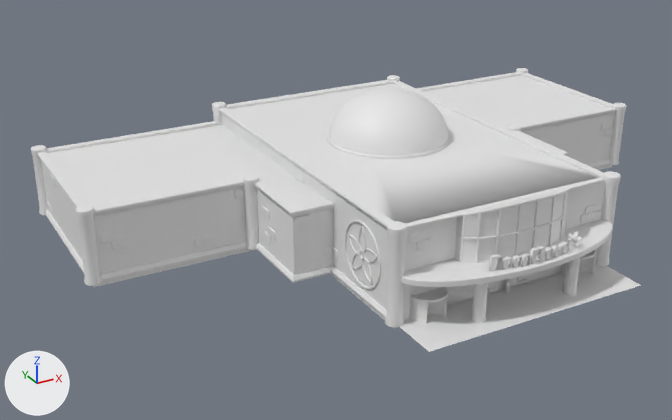
One commit to the Blender file MoonFlower_Theater.blend: the scene before it, then after it.
One viewpoint serves both versions: a 50 mm camera at (-84.2, -133.8, 69.5) aimed at (-12.1, -2.7, 4.0). The axes (+X, +Y, +Z) are drawn at lower left. The lights are the same throughout.

Names of what the first picture shows: 'Signage', 'column', 'column.001', 'column.002', 'column.005', 'column.007', 'column.010', 'main', 'revolving_door', 'revolving_door.001'.
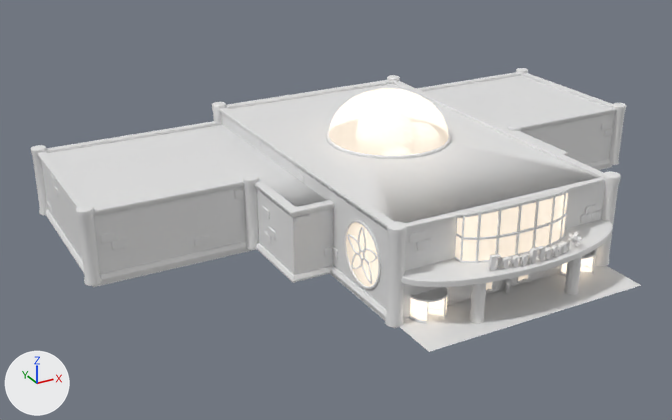
Pixel boxes [x1, y1, x2, y2] of what changed, in the pictures (672 x 420 px; the box of a moved part takes in the faces that stretch with it):
part 1 of me_plane_008, moved or reshaped
    before: [471, 258, 580, 323]
    after: [469, 257, 582, 324]
part 2 of me_plane_008, recoloured
    before: [329, 88, 568, 289]
part 3 of me_plane_011, recoloured
    before: [410, 257, 595, 321]
'Icosphere', unchanged, uncovered by the edit
    after: [356, 105, 413, 155]

The change, as a list of edits to the scene's bpy script:
```text
Add mat_base:
    mat_base = principled_material('base')
    mat_base.base_color = (0.8, 0.8, 0.8)  # white #e7e7e7
Add mat_window:
    mat_window = bpy.data.materials.new('window')
    # nodes: BsdfPrincipled, BsdfTransparent, MixShader, OutputMaterial
    # colours: white #e7d9c7
Change me_plane_008:
    used by ob_main; location = (0.0, 0.0, 0.0)
    remove me_plane_008.from_pydata(...)  # 2318 vertices, 2084 faces, 5 loose edges; spans x -55.6..0.0, y -43.6..30.8, z -1.0..23.0
    add me_plane_008.from_pydata(...)  # 2320 vertices, 2086 faces, 5 loose edges; spans x -55.6..0.0, y -43.6..30.8, z -1.0..23.0
    me_plane_008 part 1: the loose piece of 192 vertices spanning x -9.8..-7.6, y -40.9..-38.6, z 0.0..7.0 is moved by (-0.3, 0.0, 0.0), in mat_base (white #e7e7e7)
    me_plane_008 part 2: 178 faces spanning x -20.0..0.0, y -38.5..30.0, z 1.1..23.0 switch from no material to mat_window
    add me_plane_008.materials.append(mat_base)  # white #e7e7e7
Change me_plane_011:
    where me_plane_011.from_pydata(...)  # 366 vertices, 353 faces; spans x -3.0..3.0, y -3.0..3.0, z 0.0..3.8
    used by ob_revolving_door; location = (-14.4, -34.6, 0.0); rotation_euler = (0.0, 0.0, -0.785), in degrees (0, 0, -45)
    me_plane_011 part 3: 44 faces spanning x -2.93..2.93, y -2.93..2.93, z 0.0..3.5 switch from no material to mat_window
    add me_plane_011.materials.append(mat_base)  # white #e7e7e7
```
